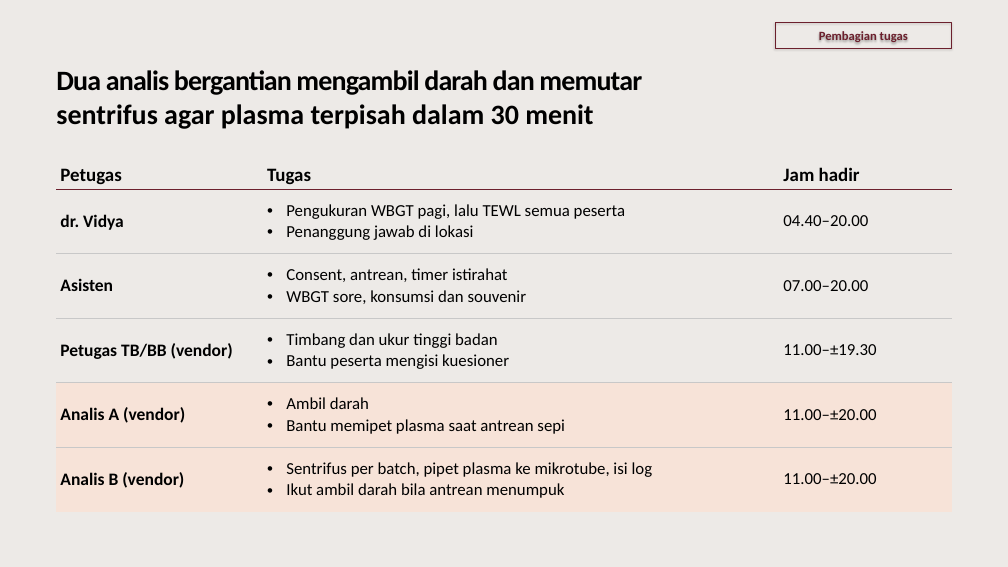
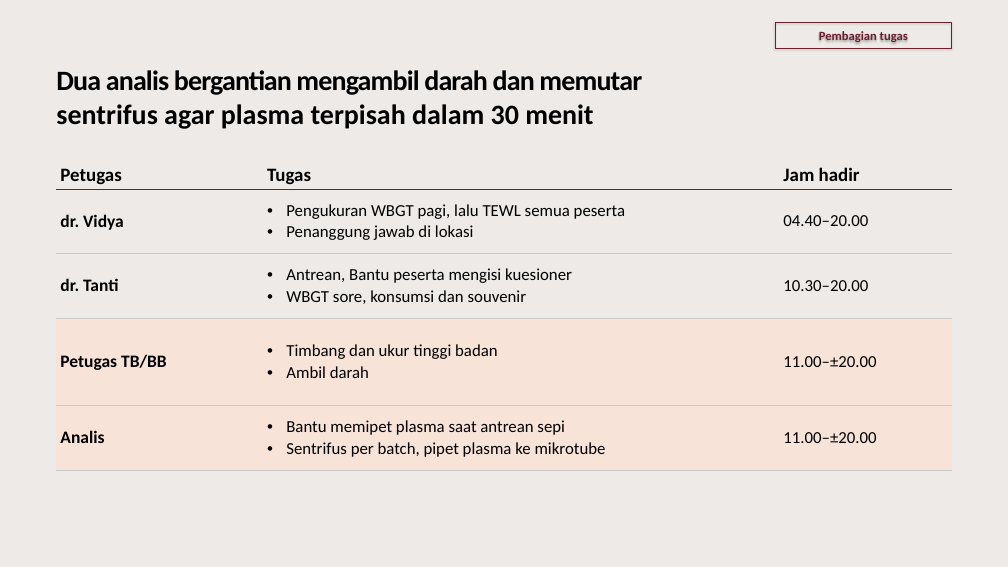
Before and after one commit to myrinne/ClaudeCode-Output, a slide deck: slide 9 of Techmeet Vendor Tesis/Techmeet Vendor - Hari H.pptx (slide 6 before the commit). Drawn at 1008x567 pixels with LibreOffice and Linux fonts; fonts in the diff are those of the drawing. Boxes give left, top, right and bottom in pixels: in the first picture for what was removed or moved away, otherwise in the second. Text is boxed around its words. In the diff, an @@ line names an element or a change of style, - is before the commit and + after.

```diff
--- a/Techmeet Vendor Tesis/Techmeet Vendor - Hari H.pptx
+++ b/Techmeet Vendor Tesis/Techmeet Vendor - Hari H.pptx
@@ table at box(56, 154, 952, 470) @@
-row 3: Asisten | Consent, antrean, timer istirahat / WBGT sore, konsumsi dan souvenir | 07.00–20.00
-row 4: Petugas TB/BB (vendor) | Timbang dan ukur tinggi badan / Bantu peserta mengisi kuesioner | 11.00–±19.30
-row 5: Analis A (vendor) | Ambil darah / Bantu memipet plasma saat antrean sepi | 11.00–±20.00
-row 6: Analis B (vendor) | Sentrifus per batch, pipet plasma ke mikrotube, isi log / Ikut ambil darah bila antrean menumpuk | 11.00–±20.00
+row 3: dr. Tanti | Antrean, Bantu peserta mengisi kuesioner / WBGT sore, konsumsi dan souvenir | 10.30–20.00
+row 4: Petugas TB/BB | Timbang dan ukur tinggi badan / Ambil darah | 11.00–±20.00
+row 5: Analis | Bantu memipet plasma saat antrean sepi / Sentrifus per batch, pipet plasma ke mikrotube | 11.00–±20.00
```
Also in this commit, not shown: 9 other slides changed, 3 slides added, 1 slide removed.
